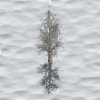
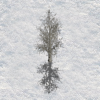
The second w=100, h=100 image is a revision of the first. Changes to its layers:
painted on "Pasted Layer" over <box>0,0,100,100</box>
